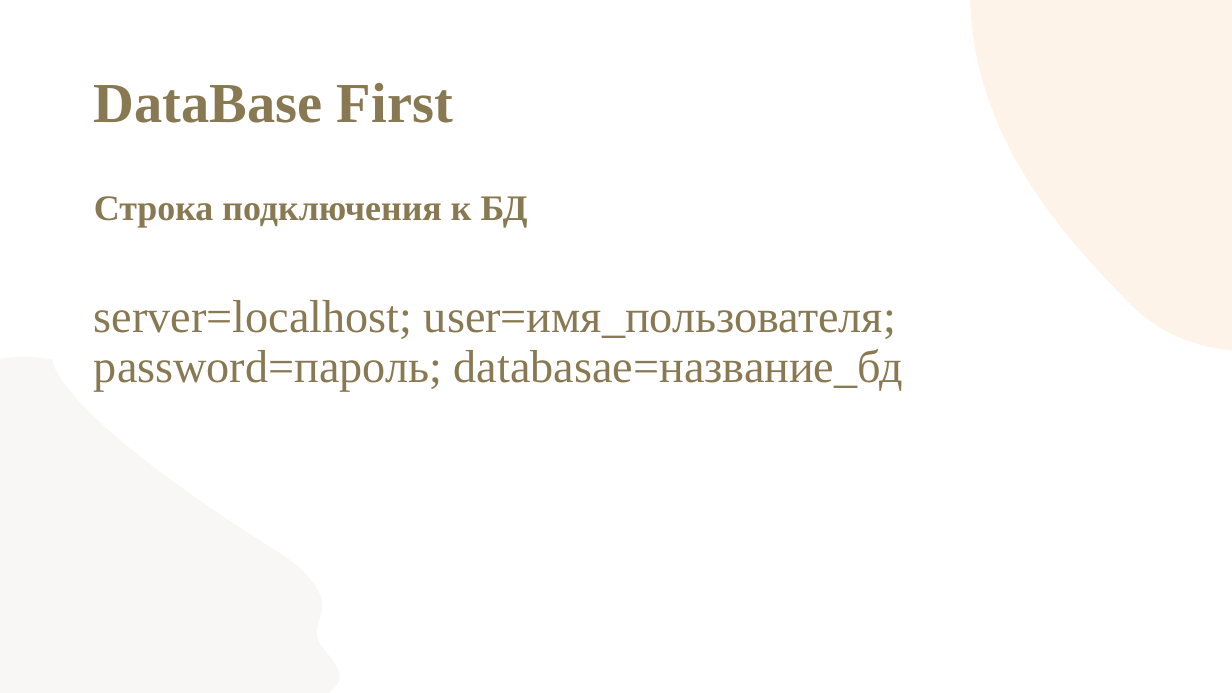
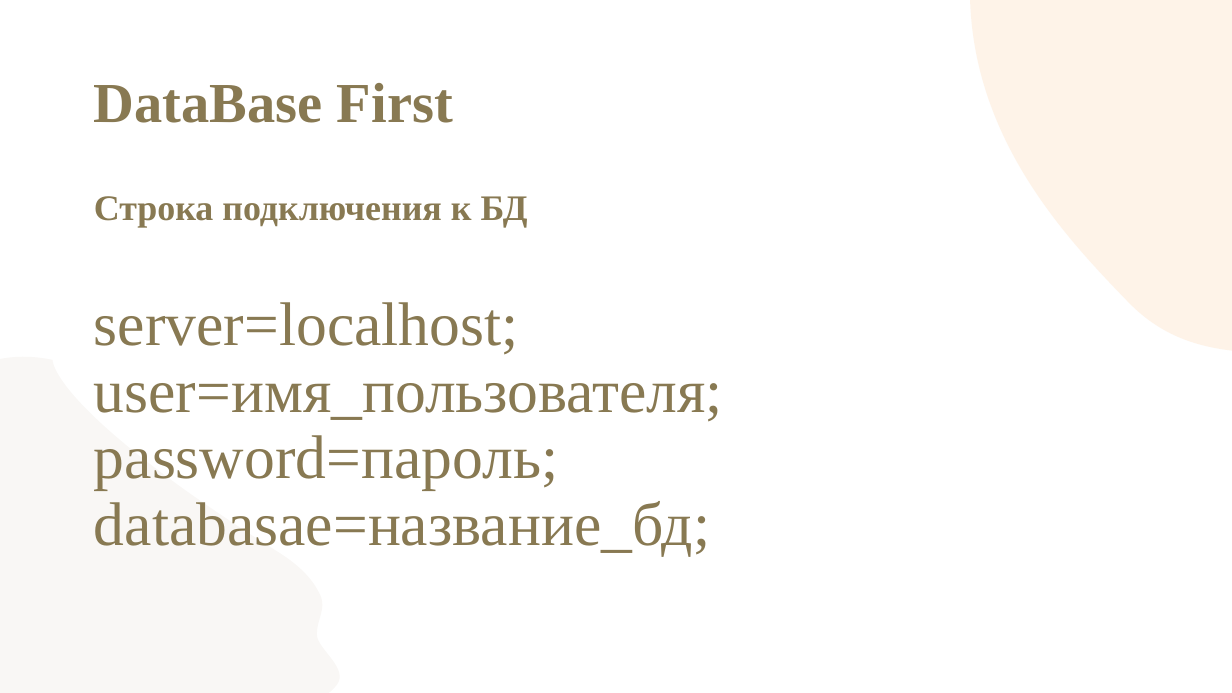
Before and after one commit to gheluag/demoexam_2026, a slide deck: slide 30 of Модуль 2/EF/EF.pptx (slide 24 before the commit). Drawn at 1232x693 pixels with LibreOffice and Linux fonts; fonts in the diff are those of the drawing; background and template pictures are left out. Boxes give left, top, right and bottom in pixels: in the first picture for what was removed or moved away, otherwise in the second. Text is boxed around its words. In the diff, an @@ line names an element or a change of style, - is before the commit and + after.

```diff
--- a/Модуль 2/EF/EF.pptx
+++ b/Модуль 2/EF/EF.pptx
@@ text at (94, 302, 723, 556): text changed; size 36 to 48 pt @@
-server=localhost; user=имя_пользователя; password=пароль; databasae=название_бд
+server=localhost; user=имя_пользователя; password=пароль; databasae=название_бд;
```
Also in this commit, not shown: 9 other slides changed, 15 slides added, 37 other files.
